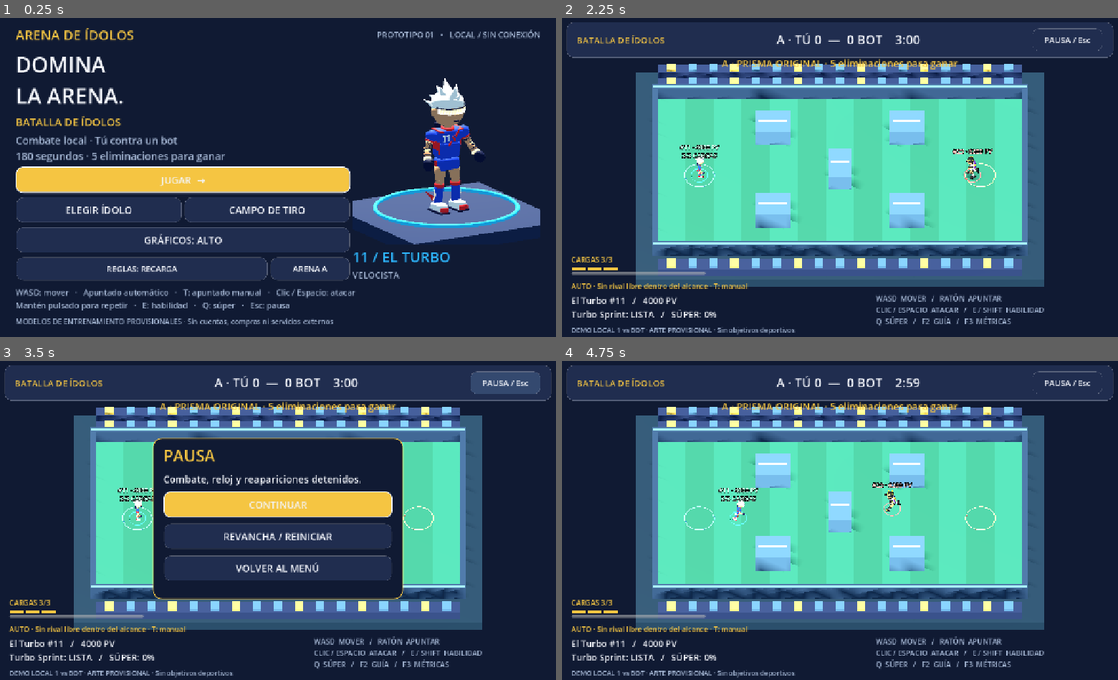
Above: before the commit, frames 1-4 (two rows, left to right).
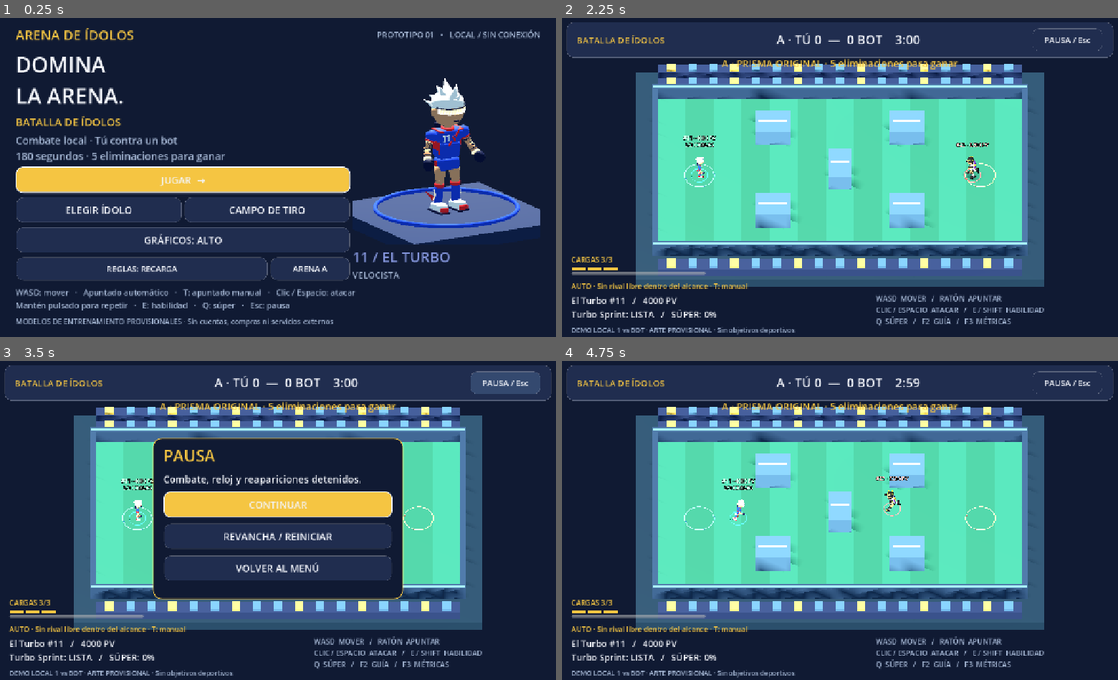
Above: after the commit, the same moments.

Repository: openweb-cl/arena-idol
Game: Godot game, scene res://scenes/menu/main.tscn
Same seed, same stepped clock (60 frames per second), same inputs: the game is played once before the commit and once after it.
Inputs (mouse positions are in pixels of both pictures, inside the frame that each line leads up to):
- Up to frame 1 (0.25 s): no input
- Up to frame 2 (2.25 s): click "ELEGIR ÍDOLO" at 0.5 s; click "← INICIO" at 1.25 s; click "JUGAR →" at 2 s
- Up to frame 3 (3.5 s): click "PAUSA / Esc" at 2.75 s
- Up to frame 4 (4.75 s): click "REVANCHA / REINICIAR" at 3.5 s; tap Enter at 4.25 s; move the mouse to (967, 501) at 4.27 s; hold D from 4.28 s (still down); tap L at 4.35 s; click (967, 501) at 4.42 s; tap Space at 4.52 s

The runs differ from the first frame. In frame 1, 1.0% of the frame differs, in the area x 63-94%, y 53-77%; in frame 2, 0.4%; in frame 3, 0.2%; in frame 4, 0.4%.

Commit message:
fix: complete visual handoff with safe Windows rendering and clear labels

Diff:
--- a/game/data/characters/turbo.tres
+++ b/game/data/characters/turbo.tres
@@ -10,7 +10,7 @@
 number = 11
 role = "VELOCISTA"
 description = "Combate eléctrico a distancia.\nTurbo Sprint: acelera en tu dirección.\nMenos resistencia, más movilidad."
-color = Color(0.18, 0.72, 1, 1)
+color = Color(0.12156863, 0.24705882, 0.74901961, 1)
 speed = 7.8
 max_health = 4000
 attack_damage = 850
--- a/game/project.godot
+++ b/game/project.godot
@@ -18,6 +18,8 @@
 [rendering]
 renderer/rendering_method="mobile"
 renderer/rendering_method.mobile="mobile"
+; Windows: avoid the black frame reported with Vulkan; Android keeps Mobile.
+renderer/rendering_method.windows="gl_compatibility"
 environment/defaults/default_clear_color=Color(0.035, 0.06, 0.12, 1)
 textures/default_filters/use_nearest_mipmap_filter=false
 
--- a/game/scripts/actors/player.gd
+++ b/game/scripts/actors/player.gd
@@ -5,6 +5,7 @@
 signal eliminated(actor: ArenaPlayer)
 signal attack_accepted(actor: ArenaPlayer, kind: String)
 @export var definition: CharacterDefinition = preload("res://data/characters/turbo.tres")
+@export_range(2.5, 5.0, 0.05) var status_label_height: float = 3.1
 var team := 0
 var health := 0
 var unlimited_ammo := false
@@ -46,9 +47,10 @@
 	add_child(visual)
 	ArenaGeometry.ring(self, 0.6, Color("35c78a") if team == 0 else Color("ff6464"))
 	health_label = Label3D.new()
-	health_label.position.y = 2.75
+	health_label.position.y = status_label_height
 	health_label.font_size = 40
-	health_label.pixel_size = 0.011
+	health_label.pixel_size = 0.009
+	health_label.vertical_alignment = VERTICAL_ALIGNMENT_BOTTOM
 	health_label.billboard = BaseMaterial3D.BILLBOARD_ENABLED
 	health_label.modulate = Color("aaffd2") if team == 0 else Color("ffaaa2")
 	add_child(health_label)
--- a/game/scripts/ui/menu.gd
+++ b/game/scripts/ui/menu.gd
@@ -96,7 +96,7 @@
 	hero.custom_minimum_size.x = 420
 	body.add_child(hero)
 	add_portrait(hero, Vector2(420, 330))
-	hero.add_child(ArenaStyle.label("%02d / %s" % [GameSession.selected.number, GameSession.selected.display_name.to_upper()], 32, GameSession.selected.color))
+	hero.add_child(ArenaStyle.label("%02d / %s" % [GameSession.selected.number, GameSession.selected.display_name.to_upper()], 32, GameSession.selected.color.lightened(0.45)))
 	hero.add_child(ArenaStyle.label(GameSession.selected.role, 20, ArenaStyle.MUTED))
 	page.add_child(ArenaStyle.label("WASD: mover   ·   Apuntado automático   ·   T: apuntado manual   ·   Clic / Espacio: atacar\nMantén pulsado para repetir   ·   E: habilidad   ·   Q: súper   ·   Esc: pausa", 18, ArenaStyle.MUTED))
 	page.add_child(ArenaStyle.label("MODELOS DE ENTRENAMIENTO PROVISIONALES · Sin cuentas, compras ni servicios externos", 16, ArenaStyle.MUTED))
@@ -123,7 +123,7 @@
 		if index < CharacterCatalog.AVAILABLE.size():
 			var def := CharacterCatalog.AVAILABLE[index]
 			card.text = "%s  #%d\n%s" % [def.display_name, def.number, def.role]
-			card.add_theme_color_override("font_color", def.color)
+			card.add_theme_color_override("font_color", def.color.lightened(0.45))
 			card.pressed.connect(select_character.bind(def))
 		else:
 			card.disabled = true
@@ -138,7 +138,7 @@
 	select_character(GameSession.selected)
 	var actions := HBoxContainer.new()
 	page.add_child(actions)
-	page.add_child(ArenaStyle.label("MODELOS PROVISIONALES · Integración artística GLB pendiente", 15, ArenaStyle.MUTED))
+	page.add_child(ArenaStyle.label("MODELOS 3D PROVISIONALES · Arte en revisión", 15, ArenaStyle.MUTED))
 	var back := ArenaStyle.button("← INICIO")
 	actions.add_child(back)
 	back.pressed.connect(show_home)
